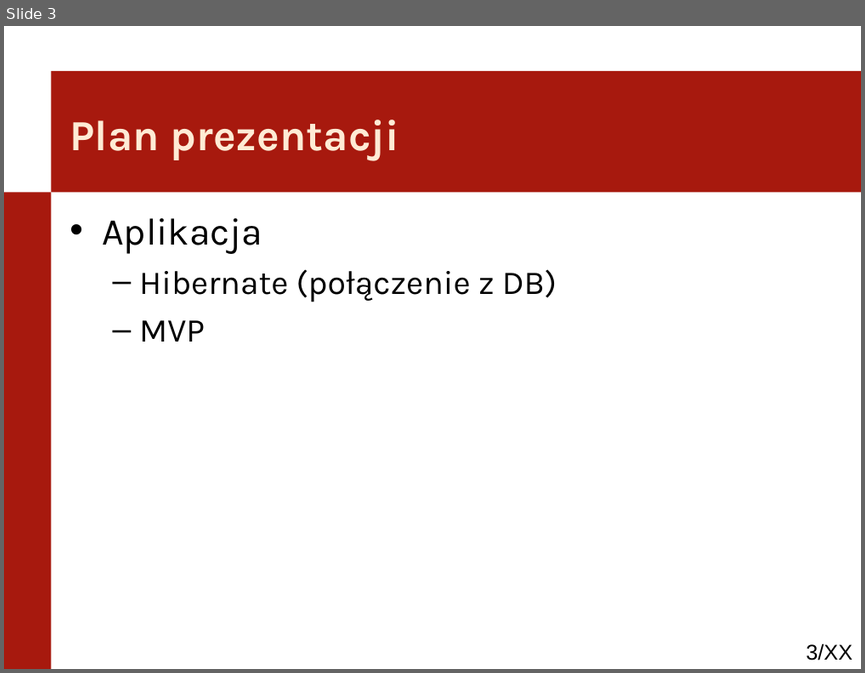
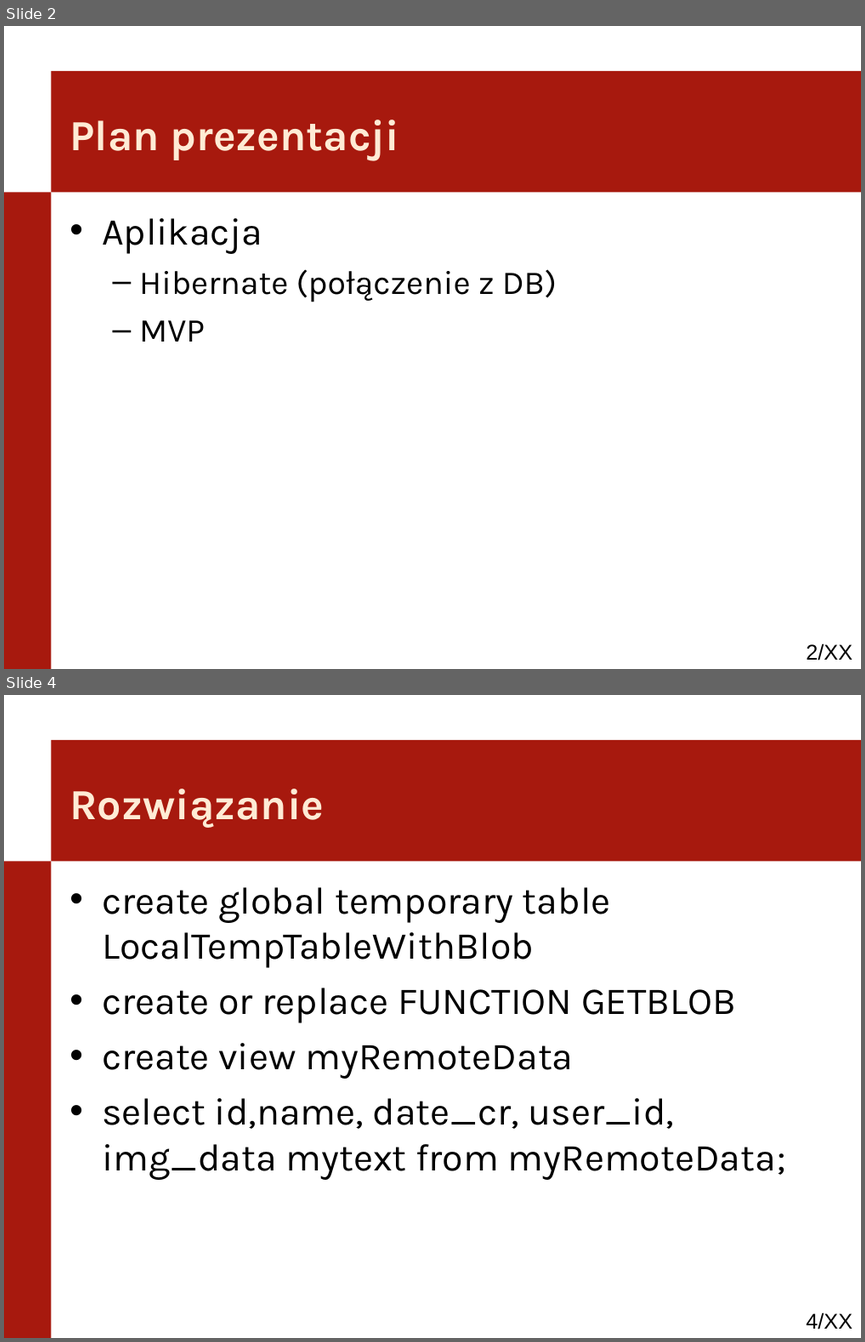
Before and after one commit to kaczanmo/projekt_bd_2013, a slide deck: prezentacja_4/prezentacja_4.ppt. Shown one above the other, each under a label of ours: slide 3 before the commit, slides 2 and 4 after it; the slides between them are not shown. The pictures are 865x673 and 865x1342 pixels, drawn with LibreOffice and Linux fonts; fonts in the diff are those of the drawing; background and template pictures are left out. Boxes give left, top, right and bottom in pixels: in the first picture for what was removed or moved away, otherwise in the second. Text is boxed around its words. In the diff, an @@ line names an element or a change of style, - is before the commit and + after.

```diff
--- a/prezentacja_4/prezentacja_4.ppt
+++ b/prezentacja_4/prezentacja_4.ppt
@@ slide 4 added at [4, 695, 861, 1338], background #FFFFFF; not listed: 3 template elements that a slide beside it also shows @@
@@ title added at [69, 789, 324, 828], 36 pt, text #FFEBD5, bold @@
+Rozwiązanie
@@ text added at [102, 887, 786, 1179], 32 pt, text #000000 @@
+• create global temporary table LocalTempTableWithBlob
+• create or replace FUNCTION GETBLOB
+• create view myRemoteData
+• select id,name, date_cr, user_id, img_data mytext from myRemoteData;
@@ what was slide 3 is now slide 2 @@
@@ page number at [806, 643, 852, 660]: text changed @@
-3/XX
+2/XX
```
Also in this commit, not shown: 1 slide changed, 1 other slide added, 1 slide removed, 1 other file.
